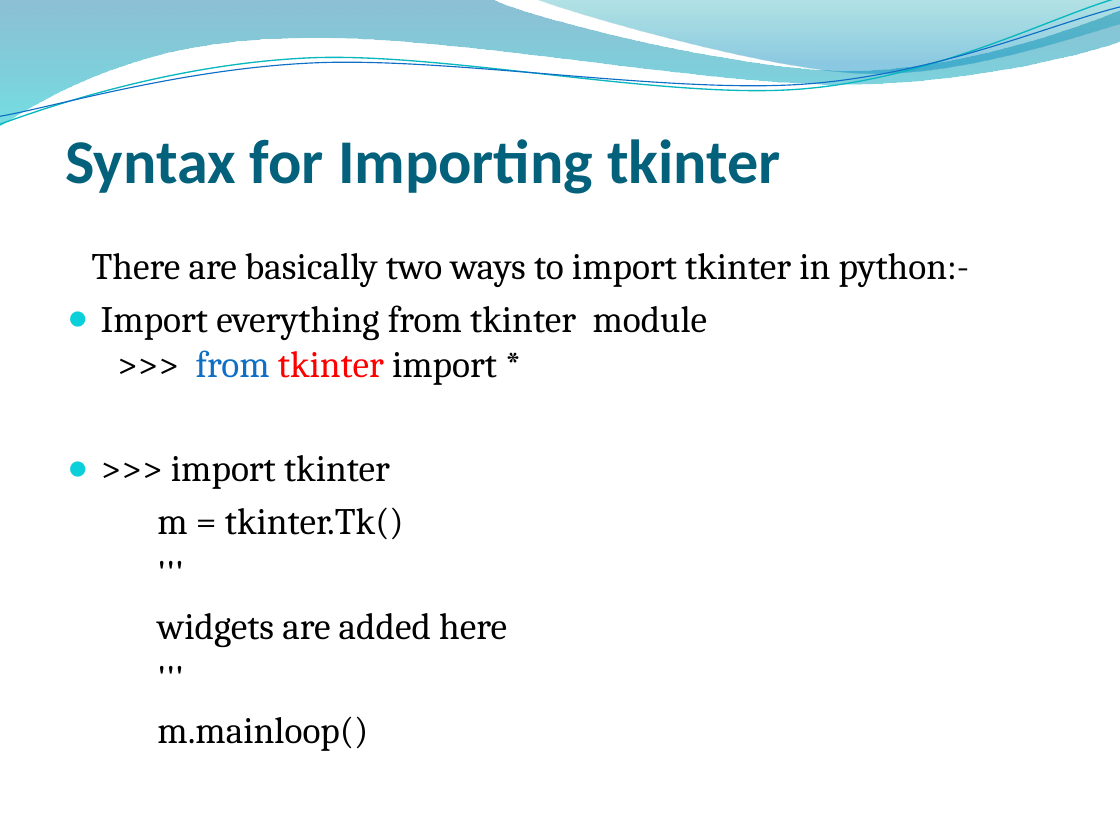
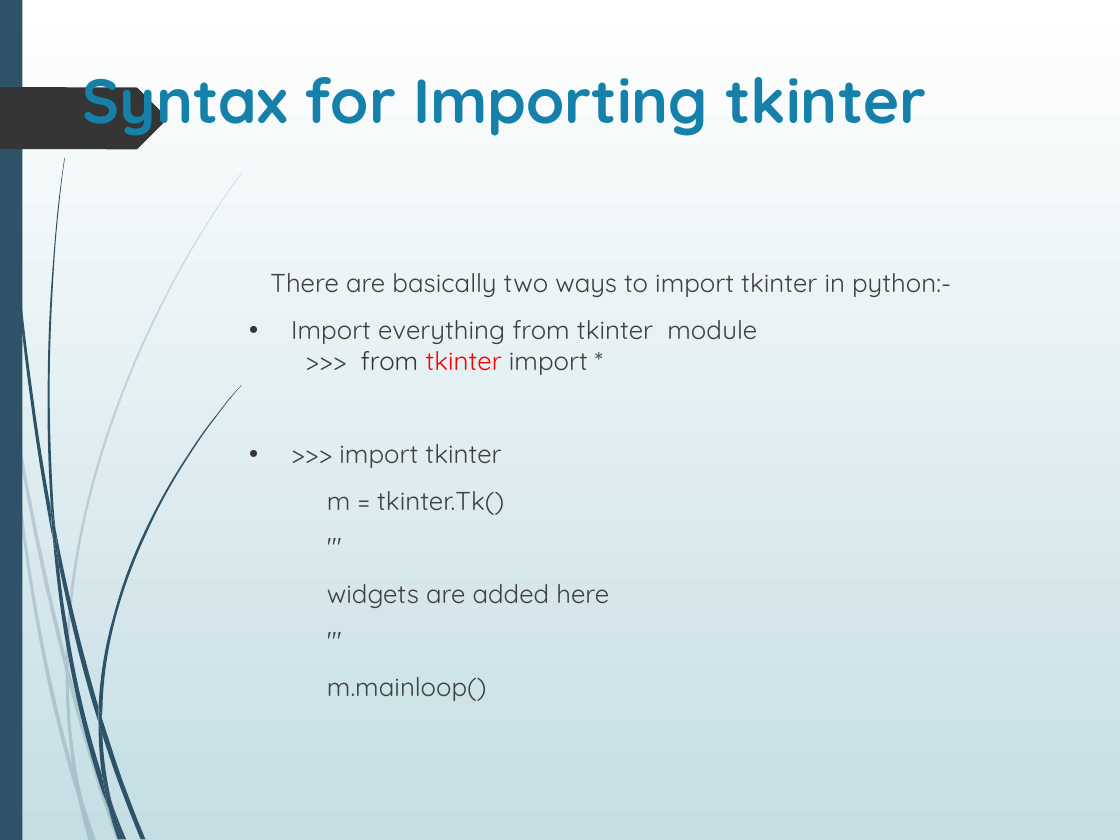
Before and after one commit to aayushi20221/Cloud-Based-Buss-Pass-System, a slide deck: slide 8 of ppt.pptx. Drawn at 1120x840 pixels with LibreOffice and Linux fonts; fonts in the diff are those of the drawing; background and template pictures are left out. Boxes give left, top, right and bottom in pixels: in the first picture for what was removed or moved away, otherwise in the second. Text is boxed around its words. In the diff, an @@ line names an element or a change of style, - is before the commit and + after.

```diff
--- a/ppt.pptx
+++ b/ppt.pptx
@@ background picture (left out) to gradient #FFFFFF to #C5DEE5 @@
@@ freeform shape removed at [0, 0, 1120, 127] @@
@@ freeform shape removed at [0, 0, 1120, 131] @@
@@ freeform shape removed at [0, 7, 1120, 125] @@
@@ rectangle added at [0, 0, 22, 840], fill #2E5369 @@
@@ freeform shape removed at [536, 0, 1120, 77] @@
@@ title "Syntax for Importing tkinter" at [83, 77, 927, 139]: font Calibri to Quicksand, text colour #04617B to #1581AA; vertical alignment bottom to top @@
@@ freeform shape added at [0, 87, 167, 150], fill #353535 @@
@@ text "There are basically two ways ...": place and size @@
-text "There are basically two ways ..." at [92, 253, 970, 751]
+text "There are basically two ways ..." at [270, 273, 951, 701]
@@ text "There are basically two ways ..." at [270, 273, 951, 701]: size 24.1 to 16.6 pt, font Cambria to Quicksand, text colour #000000 to #404040; text colour #0F6FC6 to #353535 in "from"; indent changed; more space between paragraphs; bullet ● to •; bullet colour #0BD0D9 to #353535 @@
@@ group added at [0, 171, 243, 840]: 10 freeform shapes @@
@@ group added at [2, 0, 242, 840]: 12 freeform shapes @@
```
Also in this commit, not shown: 18 other slides changed.
